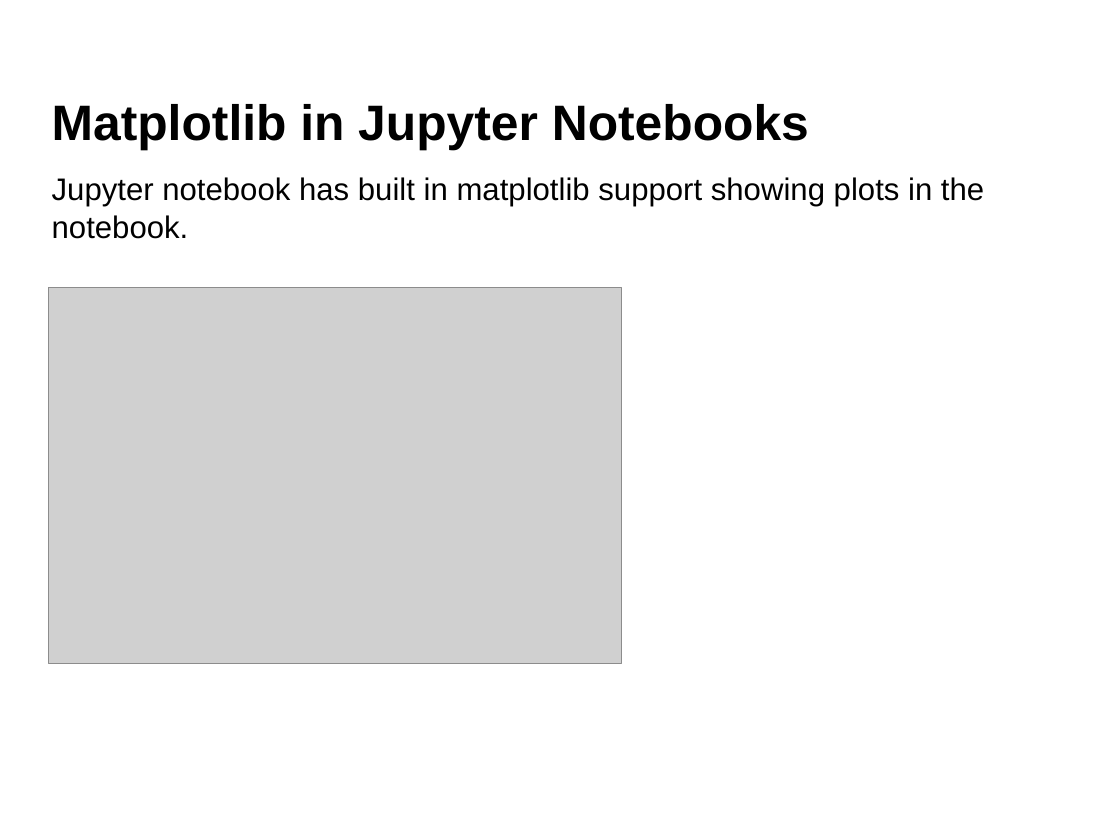
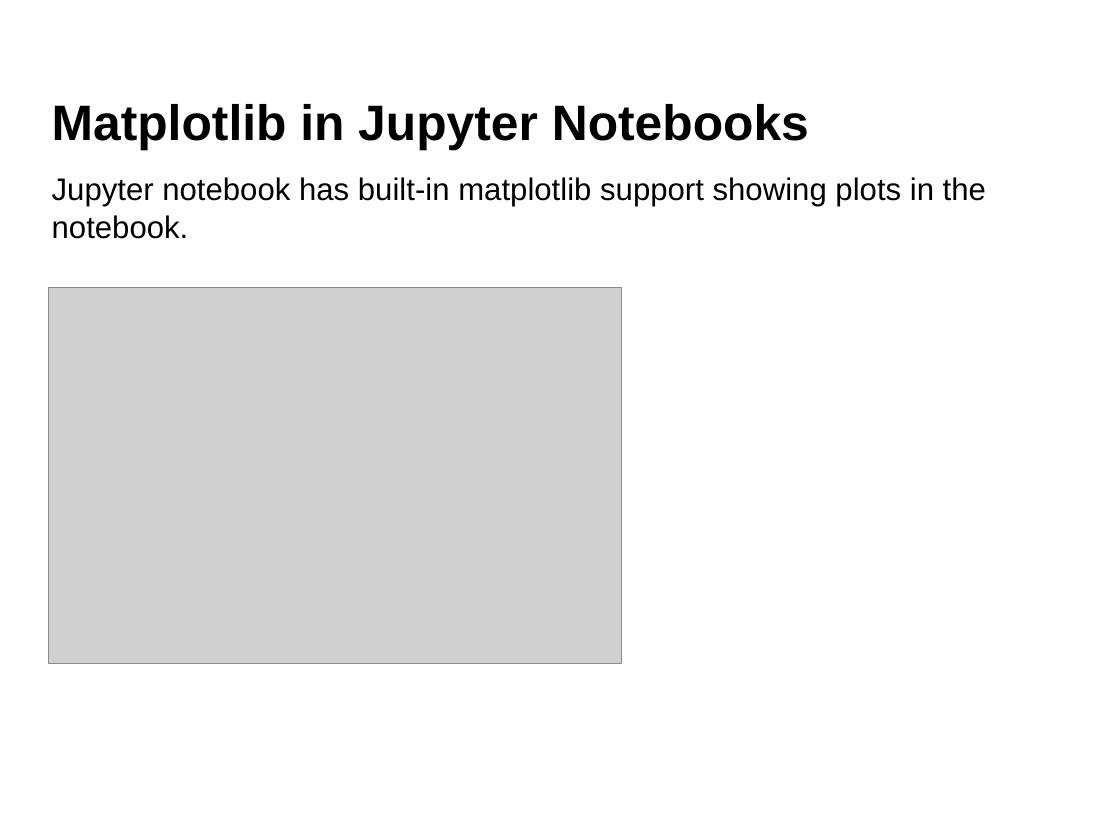
Before and after one commit to aldolipani/CEGE0096, a slide deck: slide 24 of 05 - Week/5 - Geometry with Python.pptx. Drawn at 1120x840 pixels with LibreOffice and Linux fonts; fonts in the diff are those of the drawing; grey boxes stand for pictures; background and template pictures are left out. Boxes give left, top, right and bottom in pixels: in the first picture for what was removed or moved away, otherwise in the second. Text is boxed around its words. In the diff, an @@ line names an element or a change of style, - is before the commit and + after.

```diff
--- a/05 - Week/5 - Geometry with Python.pptx
+++ b/05 - Week/5 - Geometry with Python.pptx
@@ text at (52, 177, 986, 239): text changed @@
-Jupyter notebook has built in matplotlib support showing plots in the notebook.
+Jupyter notebook has built-in matplotlib support showing plots in the notebook.
```
Also in this commit, not shown: 13 other slides changed, 6 slides added.
